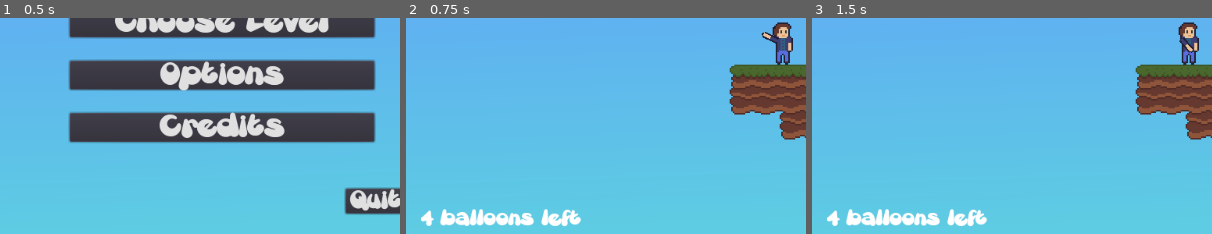
Above: before the commit, frames 1-3 (left to right).
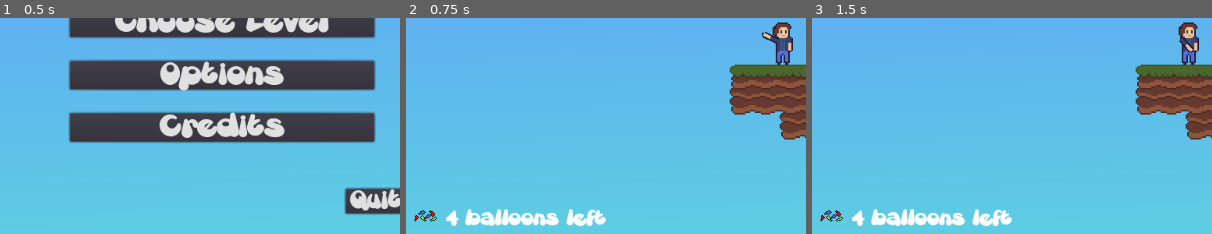
Above: after the commit, the same moments.

Repository: LeandreLPP/BalloonDumDare
Game: Godot game, scene res://Scenes/MainMenuScene.tscn
Two runs of this game, one before a commit and one after it. Both use one fixed random seed, a clock stepped at 60 frames per second and the inputs below. Sound files missing from this copy of the repository are replaced by a short silence.
Inputs:
- Up to frame 1 (0.5 s): no input
- Up to frame 2 (0.75 s): click "Play" at 0.5 s
- Up to frame 3 (1.5 s): click "Restart level (R)" at 1.25 s
The pictures show only the part of the screen within x 3-53%, y 40-90%; the shares and areas given below are measured in that part.

Frame 1 is identical in both runs. In frame 2, 2.0% of the frame differs, in the area x 2-50%, y 88-97%; in frame 3, 2.0%.

Commit message:
Iocn balloons left GUI

Diff:
--- a/Prefabs/GUIs/HUD.tscn
+++ b/Prefabs/GUIs/HUD.tscn
@@ -1,7 +1,8 @@
-[gd_scene load_steps=6 format=2]
+[gd_scene load_steps=7 format=2]
 
 [ext_resource path="res://Prefabs/GUIs/HUD.gd" type="Script" id=1]
 [ext_resource path="res://Art/Fonts/Gretoon.ttf" type="DynamicFontData" id=2]
+[ext_resource path="res://Art/Sprites/icon_ballooooooon.png" type="Texture" id=3]
 
 [sub_resource type="DynamicFont" id=1]
 
@@ -27,7 +28,7 @@
 font_data = ExtResource( 2 )
 _sections_unfolded = [ "Font", "Settings" ]
 
-[node name="HUD" type="MarginContainer" index="0"]
+[node name="HUD" type="MarginContainer"]
 
 anchor_left = 0.0
 anchor_top = 0.0
@@ -127,6 +128,7 @@
 anchor_top = 0.0
 anchor_right = 0.0
 anchor_bottom = 0.0
+margin_right = 32.0
 margin_bottom = 26.0
 rect_pivot_offset = Vector2( 0, 0 )
 rect_clip_content = false
@@ -134,6 +136,7 @@
 mouse_default_cursor_shape = 0
 size_flags_horizontal = 1
 size_flags_vertical = 1
+texture = ExtResource( 3 )
 stretch_mode = 0
 
 [node name="BalloonNumber" type="Label" parent="VBoxContainer/HBoxContainer" index="1"]
@@ -142,9 +145,9 @@
 anchor_top = 0.0
 anchor_right = 0.0
 anchor_bottom = 0.0
-margin_left = 10.0
+margin_left = 42.0
 margin_top = 3.0
-margin_right = 212.0
+margin_right = 244.0
 margin_bottom = 23.0
 rect_pivot_offset = Vector2( 0, 0 )
 rect_clip_content = false
@@ -165,7 +168,7 @@
 anchor_top = 0.0
 anchor_right = 0.0
 anchor_bottom = 0.0
-margin_left = 222.0
+margin_left = 254.0
 margin_right = 541.0
 margin_bottom = 26.0
 rect_pivot_offset = Vector2( 0, 0 )
Binary file added: Art/Sprites/icon_ballooooooon.png
Not shown, added: Art/Sprites/icon_ballooooooon.png.import
